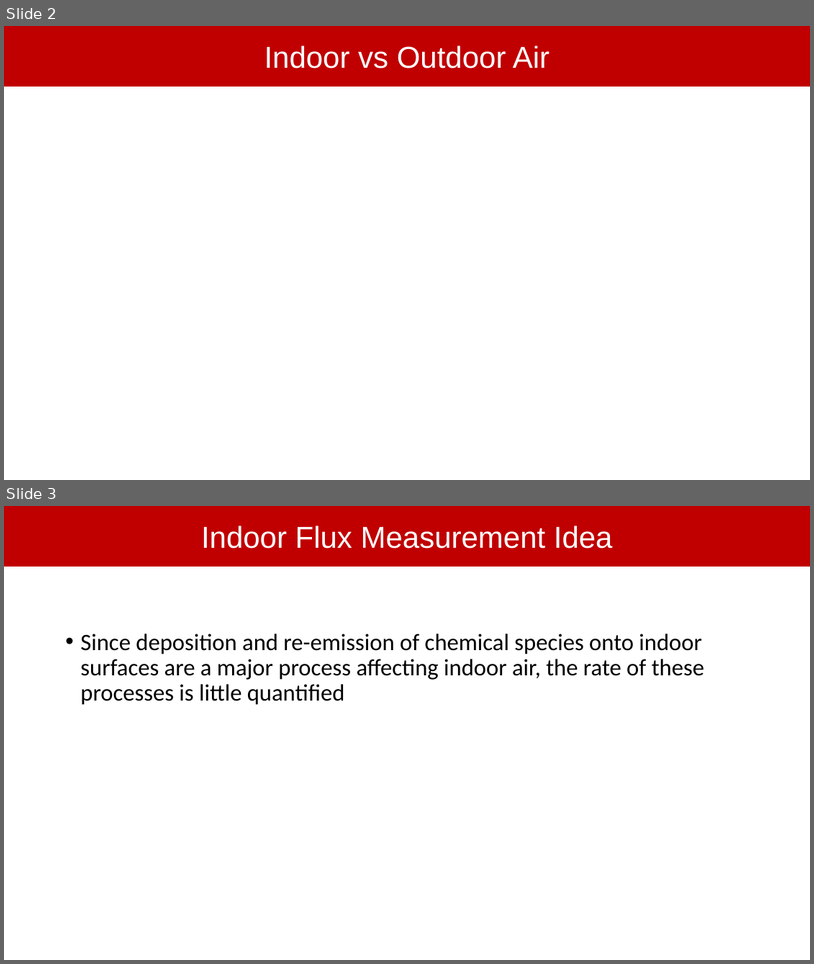
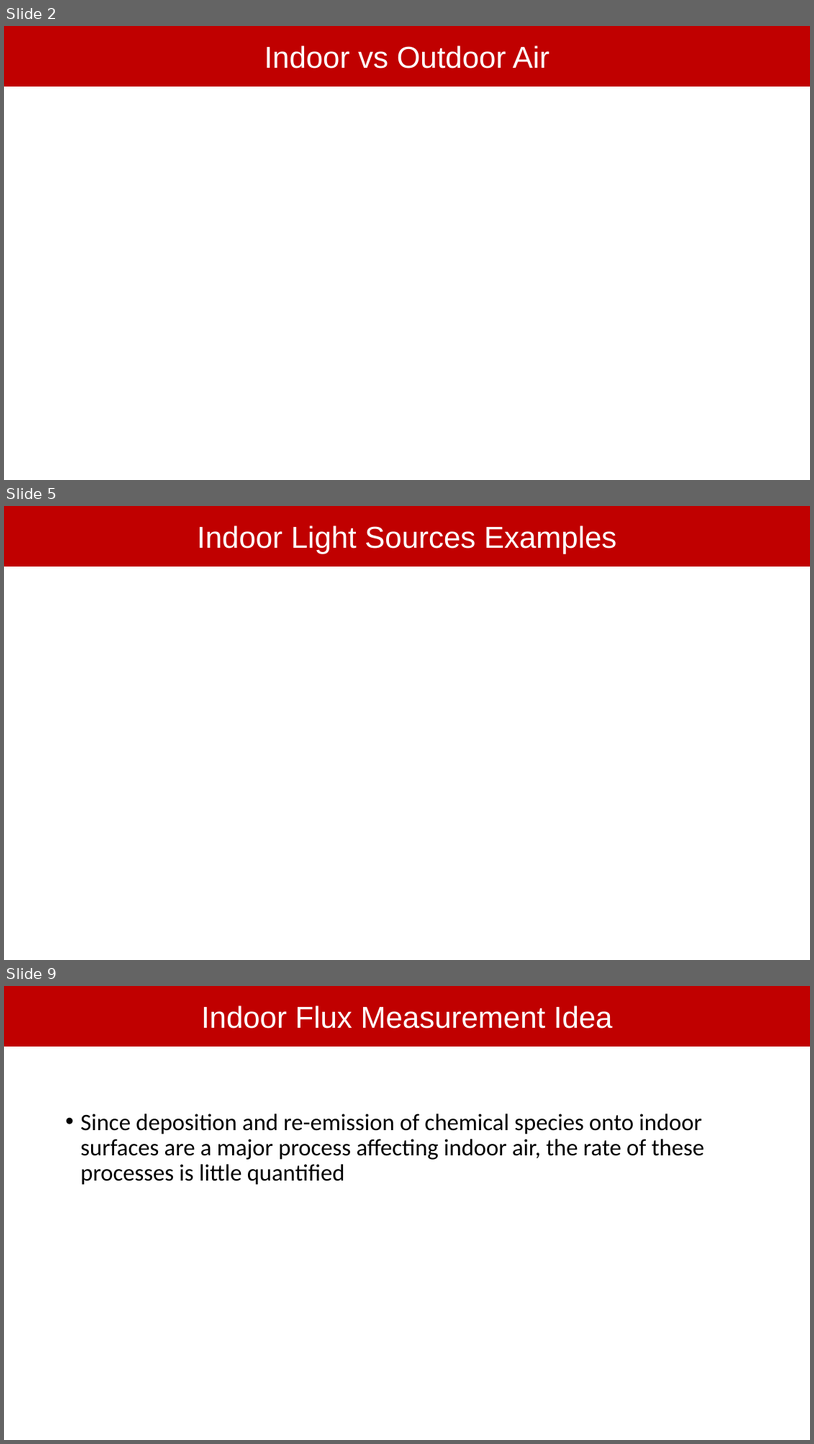
Before and after one commit to jdshutter/F0AM-Model-Indoor-Air, a slide deck: JLC_JDS_IndoorAir_F0AMProject.pptx. Shown one above the other, each under a label of ours: slides 2 and 3 before the commit, slides 2, 5 and 9 after it; the slides between them are not shown. The pictures are 814x964 and 814x1444 pixels, drawn with LibreOffice and Linux fonts; fonts in the diff are those of the drawing. Boxes give left, top, right and bottom in pixels: in the first picture for what was removed or moved away, otherwise in the second. Text is boxed around its words. In the diff, an @@ line names an element or a change of style, - is before the commit and + after.

```diff
--- a/JLC_JDS_IndoorAir_F0AMProject.pptx
+++ b/JLC_JDS_IndoorAir_F0AMProject.pptx
@@ slide 5 added at bbox=[4, 506, 810, 960], background #FFFFFF @@
@@ rectangle added at bbox=[4, 506, 810, 566], fill #C00000, 36 pt, text #FFFFFF @@
+Indoor Light Sources Examples
@@ what was slide 3 is now slide 9 @@
```
Also in this commit, not shown: 5 other slides added, 7 other files.
